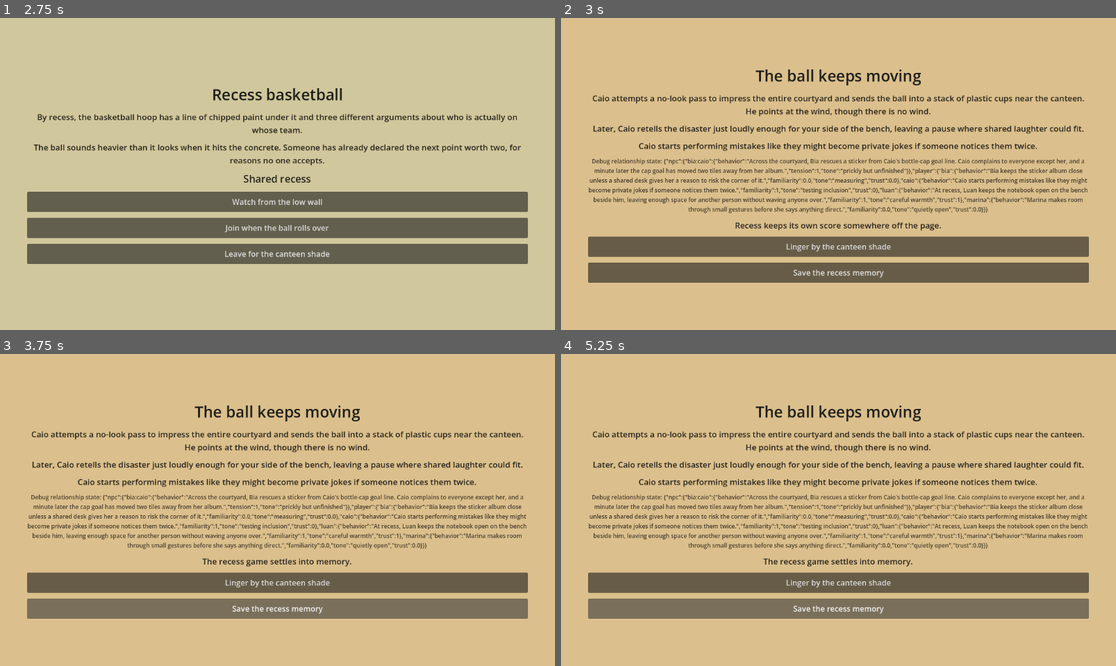
Above: before the commit, frames 1-4 (two rows, left to right).
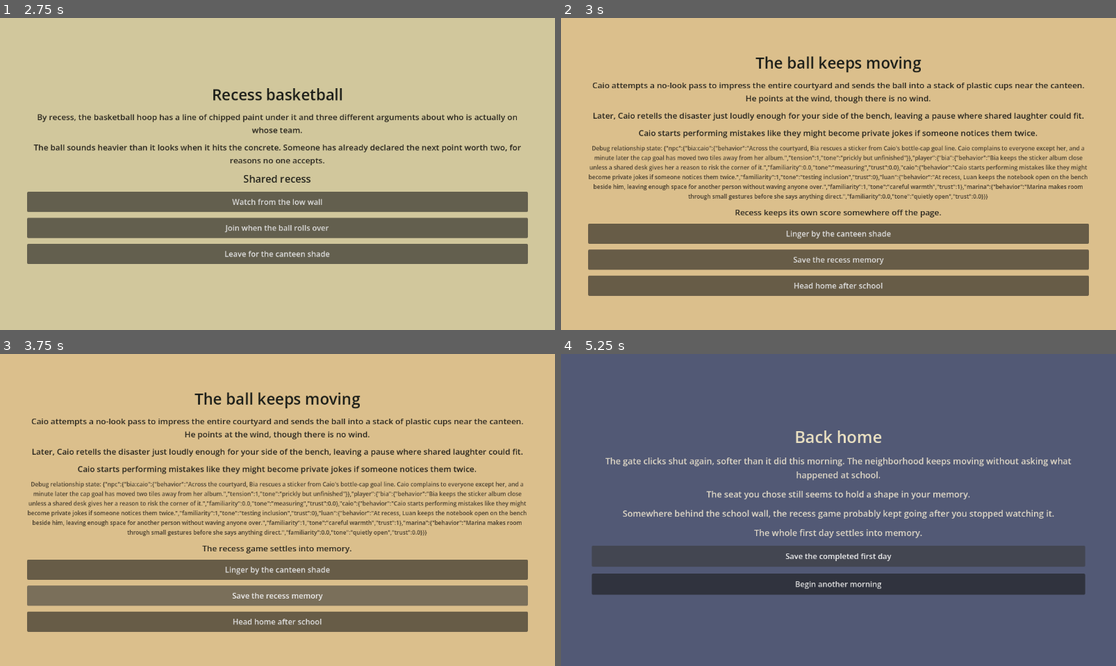
Above: after the commit, the same moments.

Repository: chris-lej/school-saga
Game: Godot game, scene res://scenes/locations/school_first_day.tscn
Two runs of this game, one before a commit and one after it. Both use one fixed random seed, a clock stepped at 60 frames per second and the inputs below. This scene is started directly instead of the project's main scene.
Inputs (mouse positions are in pixels of both pictures, inside the frame that each line leads up to):
- Up to frame 1 (2.75 s): click "Follow the first bell" at 0.5 s; click "Front row near the teacher's …" at 1.25 s; click "Drift toward basketball" at 2 s
- Up to frame 2 (3 s): click "Watch from the low wall" at 2.75 s
- Up to frame 3 (3.75 s): click "Save the recess memory" at 3.5 s
- Up to frame 4 (5.25 s): click (838, 622) at 4.25 s, where only the run after the commit has a clickable "Head home after school"; click "Save the recess memory" (after the commit: "Save the completed first day") at 5 s

Frame 1 is identical in both runs. In frame 2, 26% of the frame differs, in the area x 4-96%, y 12-90%; in frame 3, 26%; in frame 4, 100%, in the area x 0-100%, y 0-100%.

Commit message:
Connect school day to return-home flow

Diff:
--- a/src/ui/school_first_day.gd
+++ b/src/ui/school_first_day.gd
@@ -2,6 +2,7 @@
 
 const SCHOOL_DATA_PATH: String = "res://data/school_first_day.json"
 const SCENE_PATH: String = "res://scenes/locations/school_first_day.tscn"
+const RETURN_HOME_SCENE_PATH: String = "res://scenes/locations/return_home.tscn"
 
 var selected_seat_id: String = ""
 var selected_basketball_choice_id: String = ""
@@ -188,6 +189,9 @@
 	var save_button: Button = _make_button("Save the recess memory")
 	save_button.pressed.connect(_on_save_pressed)
 	_content.add_child(save_button)
+	var home_button: Button = _make_button("Head home after school")
+	home_button.pressed.connect(_on_return_home_pressed)
+	_content.add_child(home_button)
 
 func _on_rumor_observed() -> void:
 	_selected_rumor = _get_first_rumor()
@@ -218,8 +222,27 @@
 	var save_button: Button = _make_button("Save the recess memory")
 	save_button.pressed.connect(_on_save_pressed)
 	_content.add_child(save_button)
+	var home_button: Button = _make_button("Head home after school")
+	home_button.pressed.connect(_on_return_home_pressed)
+	_content.add_child(home_button)
 
 func _on_save_pressed() -> void:
+	var save_state: Dictionary = _build_school_save_state()
+	if SaveService.save_game(save_state):
+		_status_label.text = "The recess game settles into memory." if discovered_rumor.is_empty() else "The rumor stays unfinished in memory."
+	else:
+		_status_label.text = "The recess game slips before it can be saved."
+
+func _on_return_home_pressed() -> void:
+	var save_state: Dictionary = _build_school_save_state()
+	save_state["current_scene"] = RETURN_HOME_SCENE_PATH
+	if not SaveService.save_game(save_state):
+		_status_label.text = "The day slips before the walk home can begin."
+		return
+	if not SceneTransition.change_scene(RETURN_HOME_SCENE_PATH):
+		_status_label.text = "The road home stays just out of reach."
+
+func _build_school_save_state() -> Dictionary:
 	var save_state: Dictionary = SaveService.new_save_state()
 	var flags: Dictionary = {
 		"class_seat": selected_seat_id,
@@ -243,10 +266,7 @@
 		save_state["debug_relationship_state"] = _relationship_state
 		if not _selected_rumor.is_empty():
 			save_state["debug_rumor"] = _selected_rumor
-	if SaveService.save_game(save_state):
-		_status_label.text = "The recess game settles into memory." if discovered_rumor.is_empty() else "The rumor stays unfinished in memory."
-	else:
-		_status_label.text = "The recess game slips before it can be saved."
+	return save_state
 
 func _apply_player_relationship_effect(effect: Dictionary) -> void:
 	var target_id: String = str(effect.get("target", ""))
